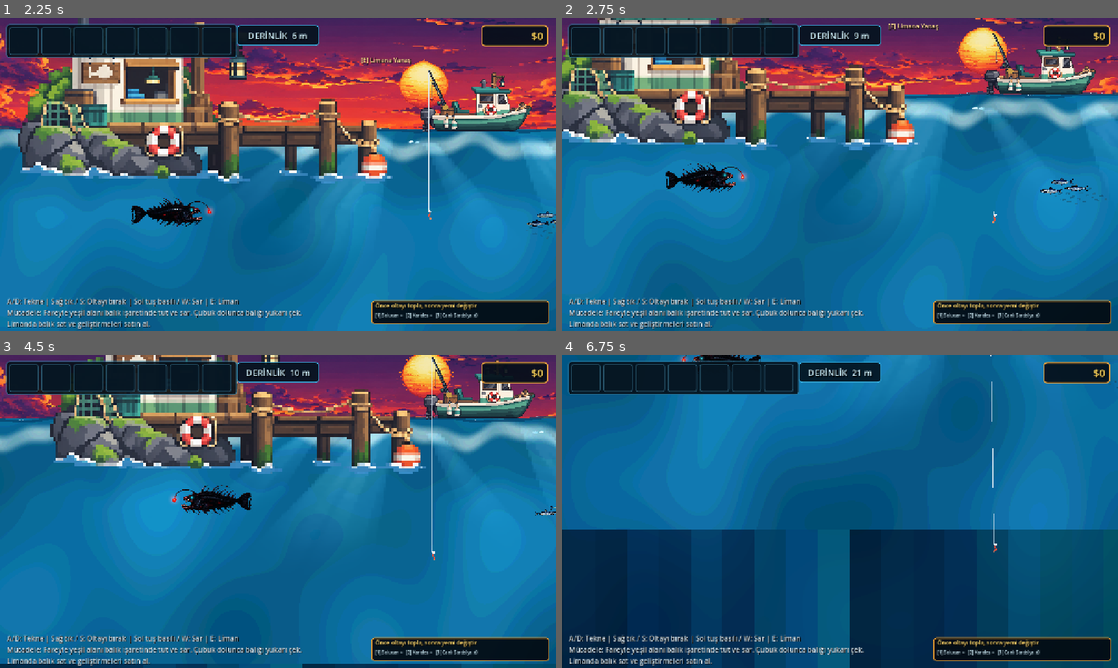
Above: before the commit, frames 1-4 (two rows, left to right).
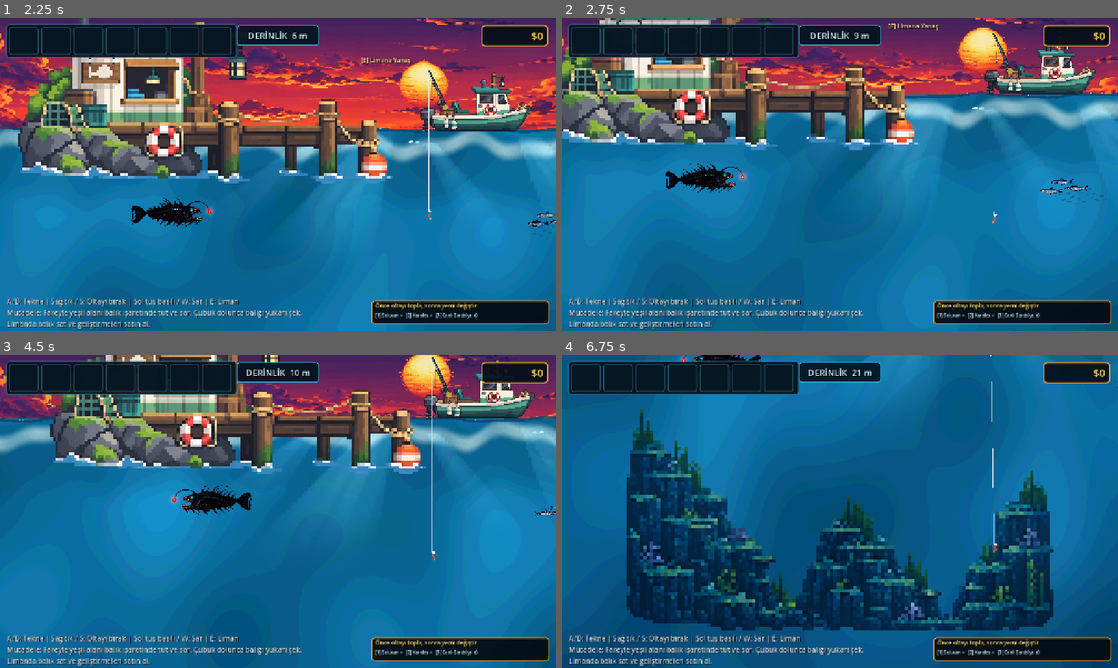
Above: after the commit, the same moments.

Repository: mirackayademir/TinyFisher
Game: Godot game, scene res://scenes/world.tscn
Two runs of this game, one before a commit and one after it. Both use one fixed random seed, a clock stepped at 60 frames per second and the inputs below.
Inputs (mouse positions are in pixels of both pictures, inside the frame that each line leads up to):
- Up to frame 1 (2.25 s): tap Enter at 0.5 s; move the mouse to (400, 158) at 0.52 s; hold D (move_right) 0.53-1.28 s; tap E (dock) at 0.6 s; click (400, 158) at 0.67 s; move the mouse to (166, 190) at 1.27 s; hold S 1.28-2.03 s; tap 1 at 1.35 s; move the mouse to (333, 105) at 2.02 s; hold D (move_right) from 2.03 s (still down); tap 2 at 2.1 s
- Up to frame 2 (2.75 s): keep holding D (move_right)
- Up to frame 3 (4.5 s): move the mouse to (250, 574) at 2.77 s; release D (move_right) at 2.78 s; hold W 2.78-3.53 s; tap 3 at 2.85 s; click (250, 574) at 2.92 s; move the mouse to (444, 558) at 3.52 s; hold A (move_left) from 3.53 s (still down); tap E (dock) at 3.6 s; move the mouse to (111, 464) at 4.27 s; tap 1 at 4.35 s
- Up to frame 4 (6.75 s): move the mouse to (867, 511) at 5.02 s; release A (move_left) at 5.03 s; hold S 5.03-5.78 s; tap 2 at 5.1 s; click (867, 511) at 5.17 s; move the mouse to (756, 433) at 5.77 s; hold D (move_right) 5.78-6.53 s; tap 3 at 5.85 s; move the mouse to (962, 495) at 6.52 s; hold W from 6.53 s (still down); tap E (dock) at 6.6 s

Frame 1 is identical in both runs. In frame 2, less than 0.1% of the frame differs, in the area x 86-95%, y 51-57%; in frame 3, 1.0%; in frame 4, 32%, in the area x 0-100%, y 17-100%.

Commit message:
Fit reef terrain to one gameplay frame without stretching or tiling

Diff:
--- a/scenes/underwater_terrain_runtime.gd
+++ b/scenes/underwater_terrain_runtime.gd
@@ -1,55 +1,74 @@
 extends Node
 
-# TinyFisher 20-100m collision'siz arka-plan reef terrain runtime.
-# TEK PNG kullanilir: tile, tekrar, satir veya parallax YOK.
-# Baliklar ve kanca terrain'in onunden gecer.
+# TinyFisher 20-100m fake-3D arka-plan terrain.
+# Onaylanan terrain gorseli TEK PARCA kullanilir.
+# Tile / tekrar / dev dunya stretch YOK.
+# 1280x720 oyun kadrajina oran korunarak oturur ve 20-100m boyunca kamerayi izler.
+# Collision yoktur; baliklar ve kanca terrain'in onunden gecer.
 
 const TERRAIN_TEXTURE_PATH: String = "res://assets/environment/terrain/underwater_terrain_20_100.png"
 const TERRAIN_NODE_NAME: String = "UnderwaterReefTerrain20To100"
-const LAYOUT_VERSION: int = 6
-
-const WORLD_LEFT_X: float = -1000.0
-const WORLD_RIGHT_X: float = 11000.0
+const LAYOUT_VERSION: int = 7
 const START_DEPTH_METERS: float = 20.0
 const END_DEPTH_METERS: float = 100.0
 
-# Onaylanan gorselin ustundeki bos seffaf alani atiyoruz.
-# Mevcut PNG 1280x720 ve asil terrain yaklasik y=60'ta basliyor.
-const CROP_TOP_PX: float = 60.0
-const CROP_BOTTOM_PX: float = 6.0
-
 var _scene_id: int = 0
 var _world: Node2D = null
+var _hook: Node2D = null
+var _camera: Camera2D = null
 var _terrain_root: Node2D = null
+var _terrain_sprite: Sprite2D = null
 var _terrain_texture: Texture2D = null
 var _load_failed: bool = false
 
 
 func _ready() -> void:
 	process_mode = Node.PROCESS_MODE_ALWAYS
-	print("UNDERWATER TERRAIN V6: tek sabit 20-100m PNG")
+	print("UNDERWATER TERRAIN V7: tek kadraj / tekrar yok / collision yok")
 
 
 func _process(_delta: float) -> void:
 	var current_scene: Node = get_tree().current_scene
 	if current_scene == null:
+		_reset_refs()
 		return
 
 	var current_id: int = current_scene.get_instance_id()
 	if current_id != _scene_id:
 		_scene_id = current_id
 		_world = current_scene as Node2D
+		_hook = null
+		_camera = null
 		_terrain_root = null
+		_terrain_sprite = null
 		_load_failed = false
 
-	if _world == null or _load_failed:
+	if _world == null:
+		return
+
+	_hook = _world.get_node_or_null("Boat/Hook") as Node2D
+	_camera = _world.get_node_or_null("Boat/Camera2D") as Camera2D
+	if _hook == null or _camera == null:
 		return
 
 	_ensure_terrain()
+	_update_terrain()
+
+
+func _reset_refs() -> void:
+	_scene_id = 0
+	_world = null
+	_hook = null
+	_camera = null
+	_terrain_root = null
+	_terrain_sprite = null
+	_load_failed = false
 
 
 func _ensure_terrain() -> void:
-	if is_instance_valid(_terrain_root):
+	if is_instance_valid(_terrain_root) and is_instance_valid(_terrain_sprite):
+		return
+	if _load_failed:
 		return
 
 	_remove_old_terrain()
@@ -65,61 +84,90 @@
 		_load_failed = true
 		return
 
-	var crop_top: float = clampf(CROP_TOP_PX, 0.0, source_size.y - 1.0)
-	var crop_bottom: float = clampf(CROP_BOTTOM_PX, 0.0, source_size.y - crop_top - 1.0)
-	var crop_height: float = source_size.y - crop_top - crop_bottom
-
-	var atlas: AtlasTexture = AtlasTexture.new()
-	atlas.atlas = texture
-	atlas.region = Rect2(0.0, crop_top, source_size.x, crop_height)
-
-	var y_start: float = _world_y_for_depth(START_DEPTH_METERS)
-	var y_end: float = _world_y_for_depth(END_DEPTH_METERS)
-	if y_end <= y_start:
-		push_error("UNDERWATER TERRAIN: 20-100m Y araligi gecersiz")
-		_load_failed = true
-		return
-
-	var world_width: float = WORLD_RIGHT_X - WORLD_LEFT_X
-	var terrain_height: float = y_end - y_start
-	var atlas_size: Vector2 = atlas.get_size()
-
 	_terrain_root = Node2D.new()
 	_terrain_root.name = TERRAIN_NODE_NAME
 	_terrain_root.z_as_relative = false
+	# Water -9. Terrain -7: suyun onunde, balik/kancanin arkasinda.
 	_terrain_root.z_index = -7
 	_terrain_root.set_meta("layout_version", LAYOUT_VERSION)
 	_terrain_root.set_meta("collisionless", true)
 	_world.add_child(_terrain_root)
 
-	var sprite: Sprite2D = Sprite2D.new()
-	sprite.name = "ReefTerrainSingleArt"
-	sprite.texture = atlas
-	sprite.texture_filter = CanvasItem.TEXTURE_FILTER_NEAREST
-	sprite.centered = true
-	sprite.position = Vector2(
-		WORLD_LEFT_X + world_width * 0.5,
-		y_start + terrain_height * 0.5
+	_terrain_sprite = Sprite2D.new()
+	_terrain_sprite.name = "ReefTerrainArt"
+	_terrain_sprite.texture = texture
+	_terrain_sprite.texture_filter = CanvasItem.TEXTURE_FILTER_NEAREST
+	_terrain_sprite.centered = true
+	_terrain_sprite.z_index = 0
+	# Biraz soluk: fake-3D arka plan hissi. Alpha kaybolacak kadar dusuk degil.
+	_terrain_sprite.modulate = Color(0.72, 0.83, 0.90, 0.78)
+	_terrain_root.add_child(_terrain_sprite)
+
+	_fit_to_viewport(source_size)
+	print("UNDERWATER TERRAIN V7 OK | source=", source_size, " | single-frame=true | collision=OFF")
+
+
+func _fit_to_viewport(source_size: Vector2) -> void:
+	if _terrain_sprite == null:
+		return
+
+	var viewport_size: Vector2 = get_viewport().get_visible_rect().size
+	if viewport_size.x <= 0.0 or viewport_size.y <= 0.0:
+		viewport_size = Vector2(1280.0, 720.0)
+
+	# Orani ASLA bozma. Gorseli oyun dikdortgeninin icine sigdir.
+	# 384x211 kaynak yaklasik 16:9 oldugu icin 1280 kadrajda ~1280x703 olur.
+	var fit_scale: float = minf(
+		viewport_size.x / source_size.x,
+		viewport_size.y / source_size.y
 	)
-
-	# Kullanici istegi: gorseli denizin 20-100m dikdortgenine TAM OTURT.
-	# Aspect ratio korunmuyor; tek gorsel tum alan boyunca bir kez geriliyor.
-	sprite.scale = Vector2(
-		world_width / atlas_size.x,
-		terrain_height / atlas_size.y
-	)
-
-	# Arka-plan / fake-3D hissi icin hafif soluk.
-	sprite.modulate = Color(0.82, 0.90, 0.94, 0.74)
-	_terrain_root.add_child(sprite)
-
-	print(
-		"UNDERWATER TERRAIN V6 OK | SINGLE IMAGE | source=", source_size,
-		" crop=", atlas_size,
-		" world_x=", Vector2(WORLD_LEFT_X, WORLD_RIGHT_X),
-		" depth_y=", Vector2(y_start, y_end),
-		" collision=OFF | repeat=OFF"
-	)
+	_terrain_sprite.scale = Vector2.ONE * fit_scale
+
+	# Asset alt hizali tasarlandi. Kadrajin altina oturt; kalan ufak bosluk ustte kalsin.
+	var drawn_height: float = source_size.y * fit_scale
+	_terrain_sprite.position = Vector2(0.0, (viewport_size.y - drawn_height) * 0.5)
+
+
+func _update_terrain() -> void:
+	if not is_instance_valid(_terrain_root) or not is_instance_valid(_terrain_sprite):
+		return
+
+	var depth_m: float = _current_depth_meters()
+	_terrain_root.visible = depth_m >= START_DEPTH_METERS and depth_m <= END_DEPTH_METERS
+	if not _terrain_root.visible:
+		return
+
+	# Tek 16:9 terrain resmi, onaylanan prototipteki gibi oyun kadrajini doldurur.
+	# Dunya boyunca tekrar etmez. Kamera nereye giderse o anki 1280x720 su kadrajina oturur.
+	var viewport_size: Vector2 = get_viewport().get_visible_rect().size
+	if viewport_size.x <= 0.0 or viewport_size.y <= 0.0:
+		viewport_size = Vector2(1280.0, 720.0)
+
+	var camera_center: Vector2 = _camera.global_position
+	var source_size: Vector2 = _terrain_texture.get_size()
+	var fit_scale: float = minf(viewport_size.x / source_size.x, viewport_size.y / source_size.y)
+	var drawn_height: float = source_size.y * fit_scale
+
+	# Sprite merkezi kamera merkezi. Asseti ekranin altina hizalamak icin kalan boslugu yukariya birak.
+	_terrain_root.global_position = camera_center + Vector2(0.0, (viewport_size.y - drawn_height) * 0.5)
+	_terrain_sprite.position = Vector2.ZERO
+
+
+func _current_depth_meters() -> float:
+	if _hook == null:
+		return 0.0
+	if not bool(_hook.get("deployed")):
+		return 0.0
+
+	var start_variant: Variant = _hook.get("start_position")
+	var max_depth_pixels: float = float(_hook.get("max_depth"))
+	var max_depth_meters: float = float(_hook.get("max_depth_meters"))
+	if not (start_variant is Vector2) or max_depth_pixels <= 0.0 or max_depth_meters <= 0.0:
+		return 0.0
+
+	var start_position: Vector2 = start_variant as Vector2
+	var depth_pixels: float = clampf(_hook.position.y - start_position.y, 0.0, max_depth_pixels)
+	return (depth_pixels / max_depth_pixels) * max_depth_meters
 
 
 func _load_png_direct() -> Texture2D:
@@ -134,10 +182,7 @@
 	var image: Image = Image.new()
 	var err: Error = image.load(absolute_path)
 	if err != OK:
-		push_error(
-			"UNDERWATER TERRAIN: PNG OKUNAMADI | error=%d | %s"
-			% [err, absolute_path]
-		)
+		push_error("UNDERWATER TERRAIN: PNG OKUNAMADI | error=%d | %s" % [err, absolute_path])
 		return null
 
 	if image.get_width() <= 0 or image.get_height() <= 0:
@@ -167,23 +212,3 @@
 		if old_foundation != null:
 			background_layer.remove_child(old_foundation)
 			old_foundation.queue_free()
-
-
-func _world_y_for_depth(depth_meters: float) -> float:
-	var boat: Node2D = _world.get_node_or_null("Boat") as Node2D
-	var hook: Node2D = _world.get_node_or_null("Boat/Hook") as Node2D
-	if boat == null or hook == null:
-		return 392.6 + depth_meters * 34.5
-
-	var max_depth_pixels: float = float(hook.get("max_depth"))
-	var max_depth_meters: float = float(hook.get("max_depth_meters"))
-	var hook_start_y: float = hook.position.y
-	var start_variant: Variant = hook.get("start_position")
-	if start_variant is Vector2:
-		hook_start_y = (start_variant as Vector2).y
-
-	if max_depth_pixels <= 0.0 or max_depth_meters <= 0.0:
-		return 392.6 + depth_meters * 34.5
-
-	var pixels_per_meter: float = max_depth_pixels / max_depth_meters
-	return boat.global_position.y + hook_start_y + depth_meters * pixels_per_meter
